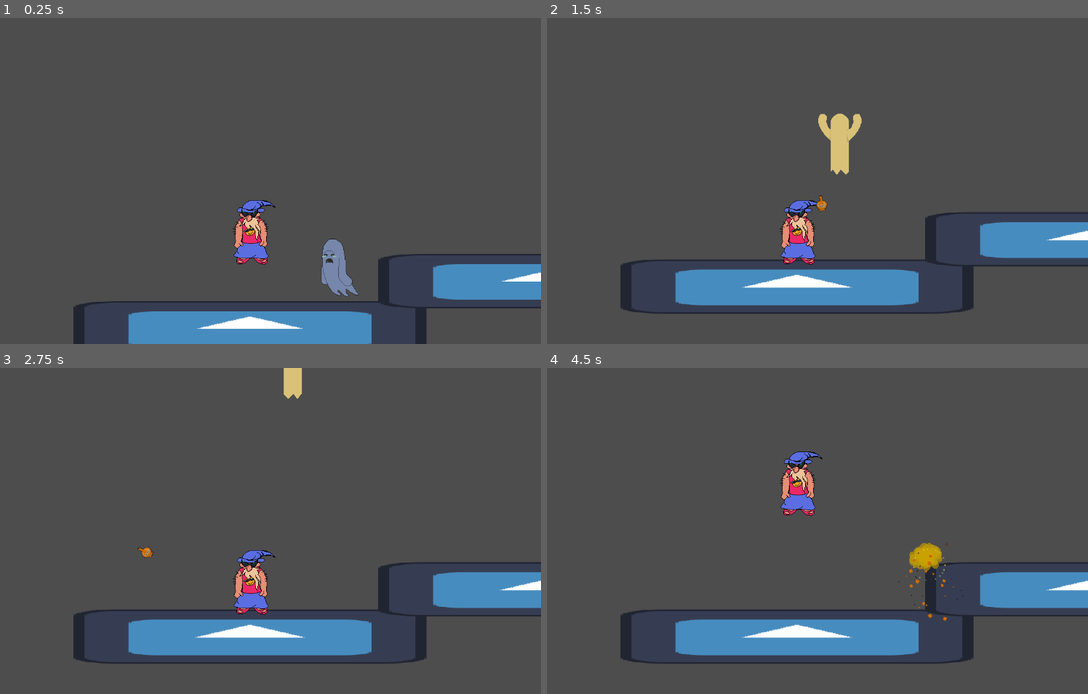
Above: before the commit, frames 1-4 (two rows, left to right).
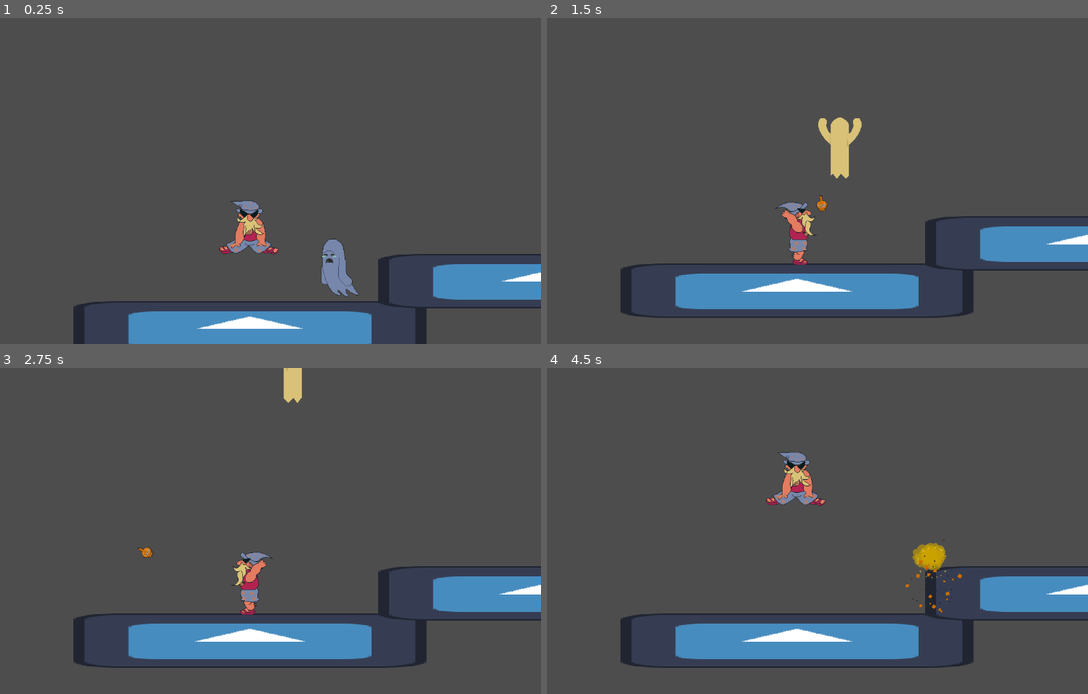
Above: after the commit, the same moments.

Repository: VerttiKS/nauru_liemi
Game: Godot game, scene res://scenes/test_area.tscn
Two runs of this game, one before a commit and one after it. Both use one fixed random seed, a clock stepped at 60 frames per second and the inputs below. The engine's default icon, where the game draws it, is replaced by a stand-in: a white triangle on a blue panel in a dark square.
Inputs:
- Up to frame 1 (0.25 s): no input
- Up to frame 2 (1.5 s): hold Right (attack_right) from 0.53 s (still down); tap Space (jump) at 0.6, 0.77, 1.07, 1.35 s
- Up to frame 3 (2.75 s): tap Space (jump) at 1.52, 1.82, 2.1 s; release Right (attack_right) at 2.03 s; hold Left (attack_left) from 2.03 s (still down)
- Up to frame 4 (4.5 s): release Left (attack_left) at 2.78 s; hold Right (attack_right) 2.78-4.28 s; tap Space (jump) at 2.85, 3.02, 3.32, 3.6, 3.77, 4.07, 4.35 s; hold Left (attack_left) from 4.28 s (still down)

The runs differ from the first frame. In frame 1, 1.1% of the frame differs, in the area x 40-52%, y 55-76%; in frame 2, 5.4%; in frame 3, 5.2%; in frame 4, 5.6%, in the area x 13-100%, y 25-92%.

Commit message:
Lots of animations
Co-Authored-By: emmaerjanne <77738707+emmaerjanne@users.noreply.github.com>
Co-Authored-By: kyykaarme <65223764+kyykaarme@users.noreply.github.com>

Diff:
--- a/scenes/ghost.tscn
+++ b/scenes/ghost.tscn
@@ -227,7 +227,7 @@
 visible = false
 position = Vector2(0, -65)
 sprite_frames = SubResource("SpriteFrames_urke6")
-frame_progress = 0.298005
+frame_progress = 0.139203
 
 [node name="CollisionShape2D" type="CollisionShape2D" parent="."]
 unique_name_in_owner = true
--- a/scenes/player.tscn
+++ b/scenes/player.tscn
@@ -1,26 +1,175 @@
-[gd_scene load_steps=5 format=3 uid="uid://bdakjhmeiucku"]
-
-[ext_resource type="Texture2D" uid="uid://cgugsuaold50b" path="res://NauruLiemi_Assets/Temp_Test_Assets/size_test.png" id="1_8f0ok"]
+[gd_scene load_steps=23 format=3 uid="uid://bdakjhmeiucku"]
+
 [ext_resource type="Script" path="res://scenes/scripts/player.gd" id="1_gp60v"]
+[ext_resource type="Texture2D" uid="uid://d2te0dvhna6mi" path="res://NauruLiemi_Assets/Velho_Hahmo_Asset/Spritesheet/Veleho_Sprite.png" id="2_q44fr"]
+
+[sub_resource type="AtlasTexture" id="AtlasTexture_a1rc1"]
+atlas = ExtResource("2_q44fr")
+region = Rect2(1024, 0, 128, 128)
+
+[sub_resource type="AtlasTexture" id="AtlasTexture_6h4si"]
+atlas = ExtResource("2_q44fr")
+region = Rect2(1152, 0, 128, 128)
+
+[sub_resource type="AtlasTexture" id="AtlasTexture_vyfyw"]
+atlas = ExtResource("2_q44fr")
+region = Rect2(1280, 0, 128, 128)
+
+[sub_resource type="AtlasTexture" id="AtlasTexture_u7jx4"]
+atlas = ExtResource("2_q44fr")
+region = Rect2(1408, 0, 128, 128)
+
+[sub_resource type="AtlasTexture" id="AtlasTexture_ryu53"]
+atlas = ExtResource("2_q44fr")
+region = Rect2(2176, 0, 128, 128)
+
+[sub_resource type="AtlasTexture" id="AtlasTexture_fvwr7"]
+atlas = ExtResource("2_q44fr")
+region = Rect2(0, 0, 128, 128)
+
+[sub_resource type="AtlasTexture" id="AtlasTexture_q78fk"]
+atlas = ExtResource("2_q44fr")
+region = Rect2(128, 0, 128, 128)
+
+[sub_resource type="AtlasTexture" id="AtlasTexture_7nns7"]
+atlas = ExtResource("2_q44fr")
+region = Rect2(256, 0, 128, 128)
+
+[sub_resource type="AtlasTexture" id="AtlasTexture_qv2a7"]
+atlas = ExtResource("2_q44fr")
+region = Rect2(384, 0, 128, 128)
+
+[sub_resource type="AtlasTexture" id="AtlasTexture_6280b"]
+atlas = ExtResource("2_q44fr")
+region = Rect2(512, 0, 128, 128)
+
+[sub_resource type="AtlasTexture" id="AtlasTexture_sgmya"]
+atlas = ExtResource("2_q44fr")
+region = Rect2(640, 0, 128, 128)
+
+[sub_resource type="AtlasTexture" id="AtlasTexture_j1cn2"]
+atlas = ExtResource("2_q44fr")
+region = Rect2(768, 0, 128, 128)
+
+[sub_resource type="AtlasTexture" id="AtlasTexture_yi6we"]
+atlas = ExtResource("2_q44fr")
+region = Rect2(896, 0, 128, 128)
+
+[sub_resource type="AtlasTexture" id="AtlasTexture_vw35u"]
+atlas = ExtResource("2_q44fr")
+region = Rect2(2304, 0, 128, 128)
+
+[sub_resource type="AtlasTexture" id="AtlasTexture_b8ro1"]
+atlas = ExtResource("2_q44fr")
+region = Rect2(1664, 0, 128, 128)
+
+[sub_resource type="AtlasTexture" id="AtlasTexture_51ghj"]
+atlas = ExtResource("2_q44fr")
+region = Rect2(1792, 0, 128, 128)
+
+[sub_resource type="AtlasTexture" id="AtlasTexture_fuitx"]
+atlas = ExtResource("2_q44fr")
+region = Rect2(1920, 0, 128, 128)
+
+[sub_resource type="SpriteFrames" id="SpriteFrames_6cwug"]
+animations = [{
+"frames": [{
+"duration": 1.0,
+"texture": SubResource("AtlasTexture_a1rc1")
+}, {
+"duration": 1.0,
+"texture": SubResource("AtlasTexture_6h4si")
+}, {
+"duration": 1.0,
+"texture": SubResource("AtlasTexture_vyfyw")
+}, {
+"duration": 1.0,
+"texture": SubResource("AtlasTexture_u7jx4")
+}],
+"loop": true,
+"name": &"idle",
+"speed": 5.0
+}, {
+"frames": [{
+"duration": 1.0,
+"texture": SubResource("AtlasTexture_ryu53")
+}],
+"loop": true,
+"name": &"jump",
+"speed": 5.0
+}, {
+"frames": [{
+"duration": 1.0,
+"texture": SubResource("AtlasTexture_fvwr7")
+}, {
+"duration": 1.0,
+"texture": SubResource("AtlasTexture_q78fk")
+}, {
+"duration": 1.0,
+"texture": SubResource("AtlasTexture_7nns7")
+}, {
+"duration": 1.0,
+"texture": SubResource("AtlasTexture_qv2a7")
+}, {
+"duration": 1.0,
+"texture": SubResource("AtlasTexture_6280b")
+}, {
+"duration": 1.0,
+"texture": SubResource("AtlasTexture_sgmya")
+}, {
+"duration": 1.0,
+"texture": SubResource("AtlasTexture_j1cn2")
+}, {
+"duration": 1.0,
+"texture": SubResource("AtlasTexture_yi6we")
+}],
+"loop": true,
+"name": &"run",
+"speed": 10.0
+}, {
+"frames": [{
+"duration": 1.0,
+"texture": SubResource("AtlasTexture_vw35u")
+}],
+"loop": true,
+"name": &"spell_down",
+"speed": 5.0
+}, {
+"frames": [{
+"duration": 1.0,
+"texture": SubResource("AtlasTexture_b8ro1")
+}, {
+"duration": 1.0,
+"texture": SubResource("AtlasTexture_51ghj")
+}, {
+"duration": 1.0,
+"texture": SubResource("AtlasTexture_fuitx")
+}],
+"loop": true,
+"name": &"throw",
+"speed": 12.0
+}]
 
 [sub_resource type="CapsuleShape2D" id="CapsuleShape2D_g4g88"]
 radius = 28.0
-height = 102.0
+height = 116.0
 
 [sub_resource type="CapsuleShape2D" id="CapsuleShape2D_26dye"]
 radius = 22.0
-height = 90.0
+height = 110.0
 
 [node name="Player" type="CharacterBody2D"]
 collision_mask = 3
 script = ExtResource("1_gp60v")
 
-[node name="SizeTest" type="Sprite2D" parent="."]
-position = Vector2(4, -63)
-texture = ExtResource("1_8f0ok")
+[node name="AnimatedWizard" type="AnimatedSprite2D" parent="."]
+unique_name_in_owner = true
+position = Vector2(0, -63)
+sprite_frames = SubResource("SpriteFrames_6cwug")
+animation = &"spell_down"
 
 [node name="CollisionShape2D" type="CollisionShape2D" parent="."]
-position = Vector2(0, -60)
+position = Vector2(0, -59)
 shape = SubResource("CapsuleShape2D_g4g88")
 
 [node name="PlayerCamera" type="Camera2D" parent="."]
@@ -46,7 +195,7 @@
 collision_mask = 4
 
 [node name="CollisionShape2D" type="CollisionShape2D" parent="HurtBox"]
-position = Vector2(-1, -62)
+position = Vector2(0, -58)
 shape = SubResource("CapsuleShape2D_26dye")
 debug_color = Color(0, 0.721569, 0.227451, 0.709804)
 
@@ -72,7 +221,7 @@
 
 [node name="Throwing" type="Timer" parent="."]
 unique_name_in_owner = true
-wait_time = 0.2
+wait_time = 0.25
 one_shot = true
 
 [connection signal="timeout" from="PotionCooldown" to="." method="_on_potion_cooldown_timeout"]
--- a/scenes/potion.tscn
+++ b/scenes/potion.tscn
@@ -3,11 +3,13 @@
 [ext_resource type="Texture2D" uid="uid://c7mgrkore2yi1" path="res://NauruLiemi_Assets/Item_Assets/puteli.png" id="1_2xgu5"]
 [ext_resource type="Script" path="res://scenes/scripts/potion.gd" id="1_bwkip"]
 
-[sub_resource type="CircleShape2D" id="CircleShape2D_f7ics"]
-radius = 5.09902
+[sub_resource type="CapsuleShape2D" id="CapsuleShape2D_b6qmj"]
+radius = 9.0
+height = 32.0
 
 [sub_resource type="CapsuleShape2D" id="CapsuleShape2D_ef32y"]
-radius = 11.0
+radius = 9.0
+height = 32.0
 
 [node name="Potion" type="RigidBody2D"]
 top_level = true
@@ -21,7 +23,9 @@
 texture = ExtResource("1_2xgu5")
 
 [node name="CollisionShape2D" type="CollisionShape2D" parent="."]
-shape = SubResource("CircleShape2D_f7ics")
+position = Vector2(0, -2)
+shape = SubResource("CapsuleShape2D_b6qmj")
+debug_color = Color(0.937255, 0, 0.635294, 0.419608)
 
 [node name="HitBox" type="Area2D" parent="."]
 unique_name_in_owner = true
--- a/scenes/scripts/player.gd
+++ b/scenes/scripts/player.gd
@@ -30,16 +30,20 @@
 	if Input.is_action_just_pressed("jump"):
 		if is_on_floor(): #normal jump
 			velocity.y = JUMP_VELOCITY
+			%AnimatedWizard.play("jump")
 			double_jump_active = true
 		elif double_jump_active: #double jump
 			speed_modifier = 1
+			#%AnimatedWizard.play("jump")
 			velocity.y = JUMP_VELOCITY
+			%AnimatedWizard.play("spell_down")
 			double_jump_active = false
 
 	if Input.is_action_pressed("attack_down") and can_throw:
 		#start cooldown
 		can_throw = false
 		%PotionCooldown.start()
+		%AnimatedWizard.play("spell_down")
 
 		#Throw potion
 		var new_potion = POTION.instantiate()
@@ -54,6 +58,8 @@
 		#Throw potion
 		throwing = true
 		%Throwing.start()
+		%AnimatedWizard.flip_h = false #flip right
+		%AnimatedWizard.play("throw")
 
 		var new_potion = POTION.instantiate()
 		new_potion.global_transform = %PotionRight.global_transform
@@ -67,6 +73,8 @@
 		#Throw potion
 		throwing = true
 		%Throwing.start()
+		%AnimatedWizard.flip_h = true #flip left
+		%AnimatedWizard.play("throw")
 
 		var new_potion = POTION.instantiate()
 		new_potion.global_transform = %PotionLeft.global_transform
@@ -77,8 +85,19 @@
 	var direction = Input.get_axis("move_left", "move_right")
 	if direction and !throwing:
 		velocity.x = direction * SPEED * speed_modifier
+
+		if is_on_floor() and !double_jump_active:
+			%AnimatedWizard.play("run")
+
+		if direction > 0:
+			%AnimatedWizard.flip_h = false #flip right
+		else:
+			%AnimatedWizard.flip_h = true #flip left
+
 	else:
 		velocity.x = move_toward(velocity.x, 0, SPEED)
+		if velocity.x == 0 and is_on_floor() and !throwing and !double_jump_active:
+			%AnimatedWizard.play("idle")
 
 	if %HurtBox.get_overlapping_bodies().size() > 0:
 		death()
@@ -100,4 +119,5 @@
 
 
 func _on_throwing_timeout():
+	%AnimatedWizard.play("run")
 	throwing = false
Binary file added: NauruLiemi_Assets/Velho_Hahmo_Asset/Spritesheet/Veleho_Sprite.png
Not shown, changed: NauruLiemi_Assets/Velho_Hahmo_Asset/Spritesheet/Veleho_Sprite.png.import
Binary file removed: NauruLiemi_Assets/Velho_Hahmo_Asset/hahmo_anim1.png
Not shown, removed: NauruLiemi_Assets/Velho_Hahmo_Asset/hahmo_anim1.png.import
Binary file removed: NauruLiemi_Assets/Velho_Hahmo_Asset/hahmo_anim10.png
Not shown, removed: NauruLiemi_Assets/Velho_Hahmo_Asset/hahmo_anim10.png.import
Binary file removed: NauruLiemi_Assets/Velho_Hahmo_Asset/hahmo_anim11.png
Not shown, removed: NauruLiemi_Assets/Velho_Hahmo_Asset/hahmo_anim11.png.import
Binary file removed: NauruLiemi_Assets/Velho_Hahmo_Asset/hahmo_anim12.png
Not shown, removed: NauruLiemi_Assets/Velho_Hahmo_Asset/hahmo_anim12.png.import
Binary file removed: NauruLiemi_Assets/Velho_Hahmo_Asset/hahmo_anim13.png
Not shown, removed: NauruLiemi_Assets/Velho_Hahmo_Asset/hahmo_anim13.png.import
(and 37 more such lines)
